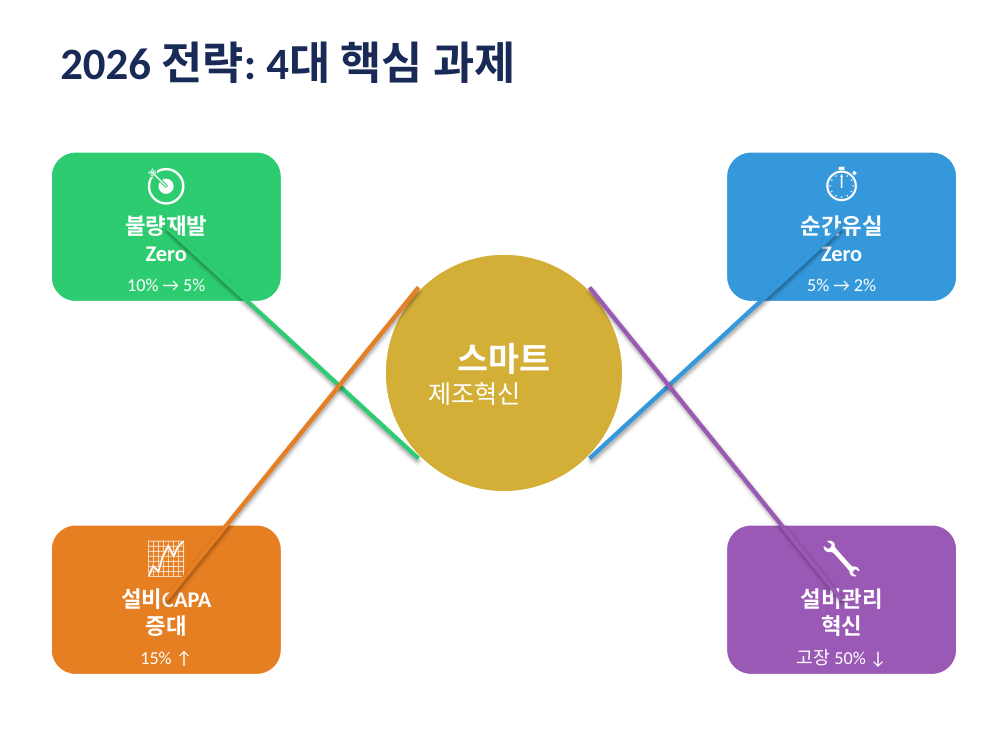
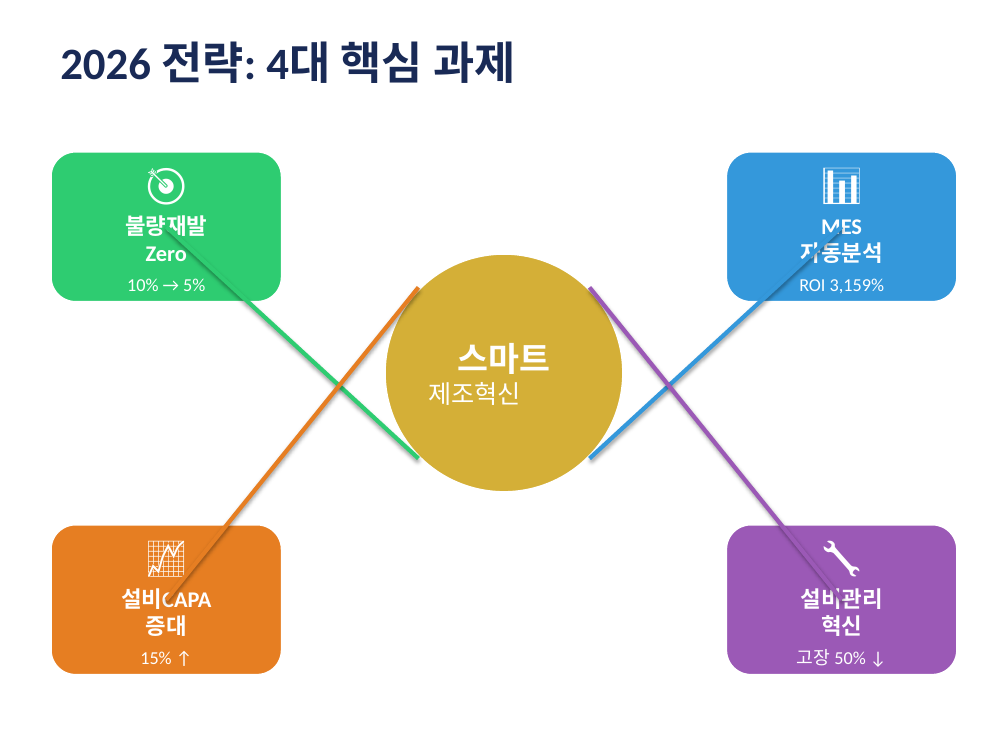
Before and after one commit to mind79ns/26-Year-Management-Strategy, a slide deck: slide 4 of 2026_제조1팀_경영전략_최종완성판.pptx. Drawn at 1008x756 pixels with LibreOffice and Linux fonts; fonts in the diff are those of the drawing. Boxes give left, top, right and bottom in pixels: in the first picture for what was removed or moved away, otherwise in the second. Text is boxed around its words. In the diff, an @@ line names an element or a change of style, - is before the commit and + after.

```diff
--- a/2026_제조1팀_경영전략_최종완성판.pptx
+++ b/2026_제조1팀_경영전략_최종완성판.pptx
@@ text in rounded rectangle at [799, 219, 884, 293]: text changed; size 16 to 13 pt; bold off @@
-⏱️
-순간유실
-Zero
-5% → 2%
+📊
+MES
+자동분석
+ROI 3,159%
```
Also in this commit, not shown: 4 other slides changed, 1 slide added, 1 slide removed, 3 other files.
